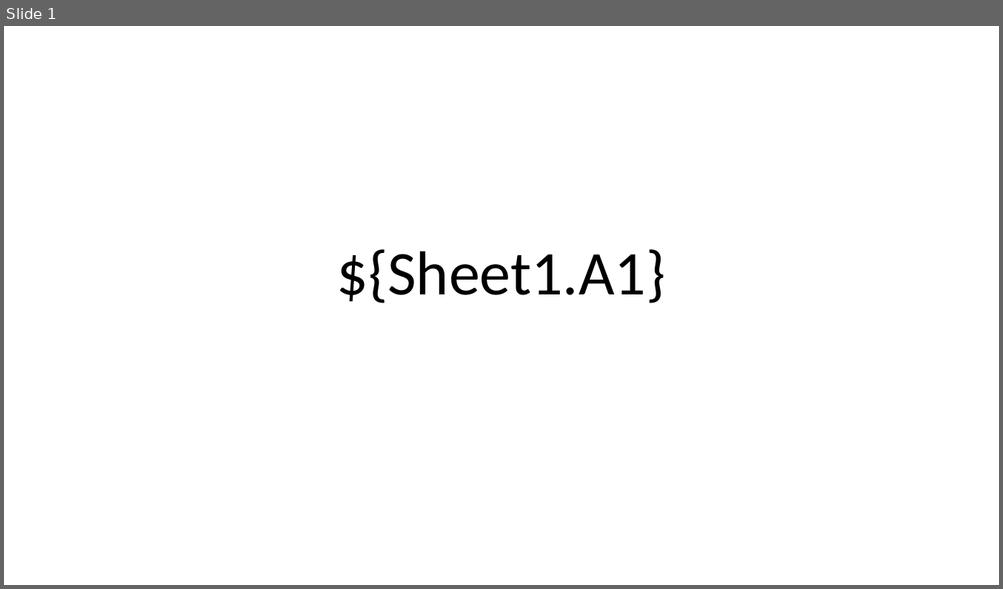
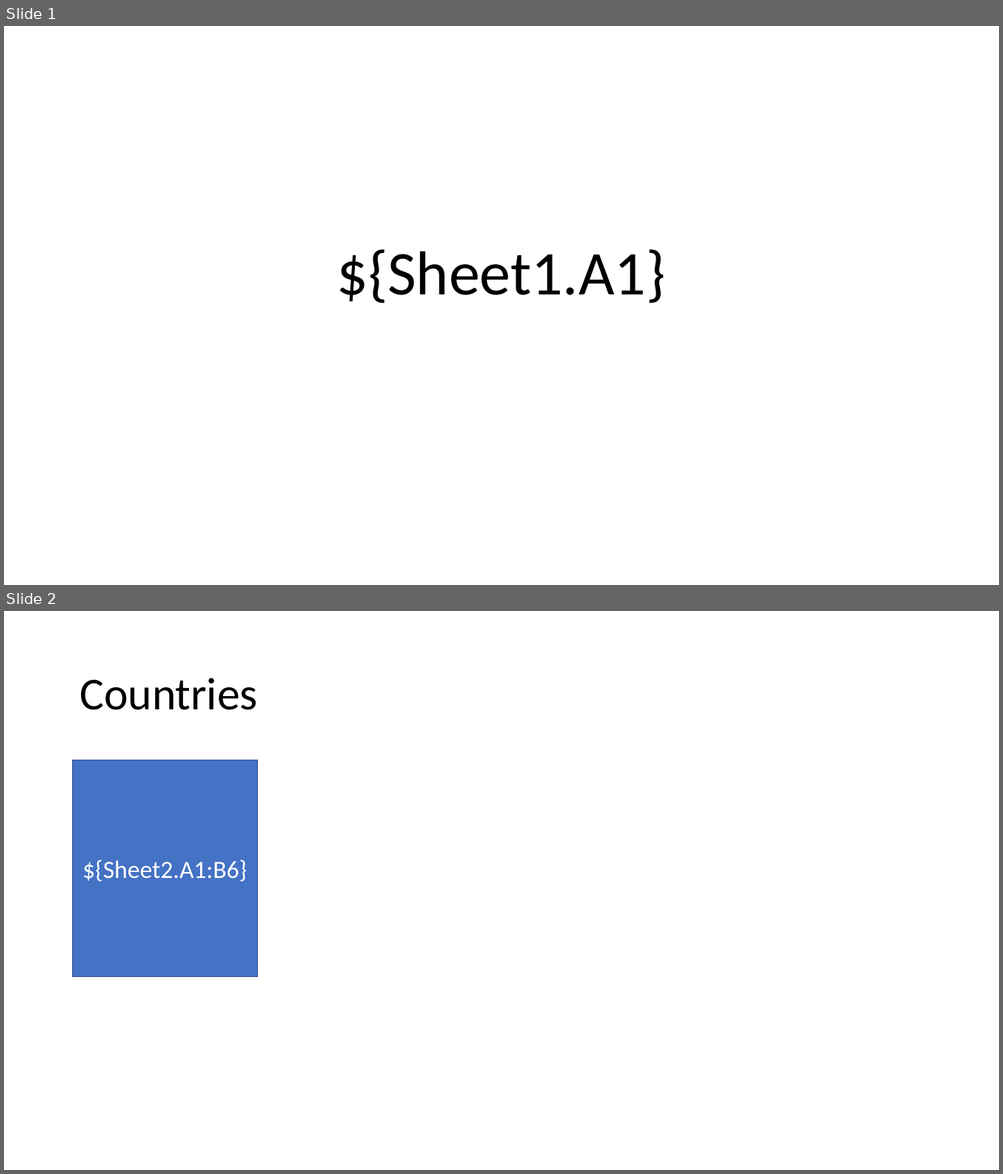
Before and after one commit to cakyus/wrs, a slide deck: data.pptx. Shown one above the other, each under a label of ours: slide 1 before the commit, slides 1 and 2 after it. The pictures are 1003x589 and 1003x1174 pixels, drawn with LibreOffice and Linux fonts; fonts in the diff are those of the drawing. Boxes give left, top, right and bottom in pixels: in the first picture for what was removed or moved away, otherwise in the second. Text is boxed around its words. In the diff, an @@ line names an element or a change of style, - is before the commit and + after.

```diff
--- a/data.pptx
+++ b/data.pptx
@@ slide 2 added at (4, 611, 999, 1170), background #FFFFFF @@
@@ title added at (79, 678, 257, 710), 44 pt, text #000000 @@
+Countries
@@ rectangle added at (73, 760, 258, 977), fill #4472C4, outline #325491 1 pt, 24 pt, text #FFFFFF @@
+${Sheet2.A1:B6}
```
Also in this commit, not shown: 1 other file.
